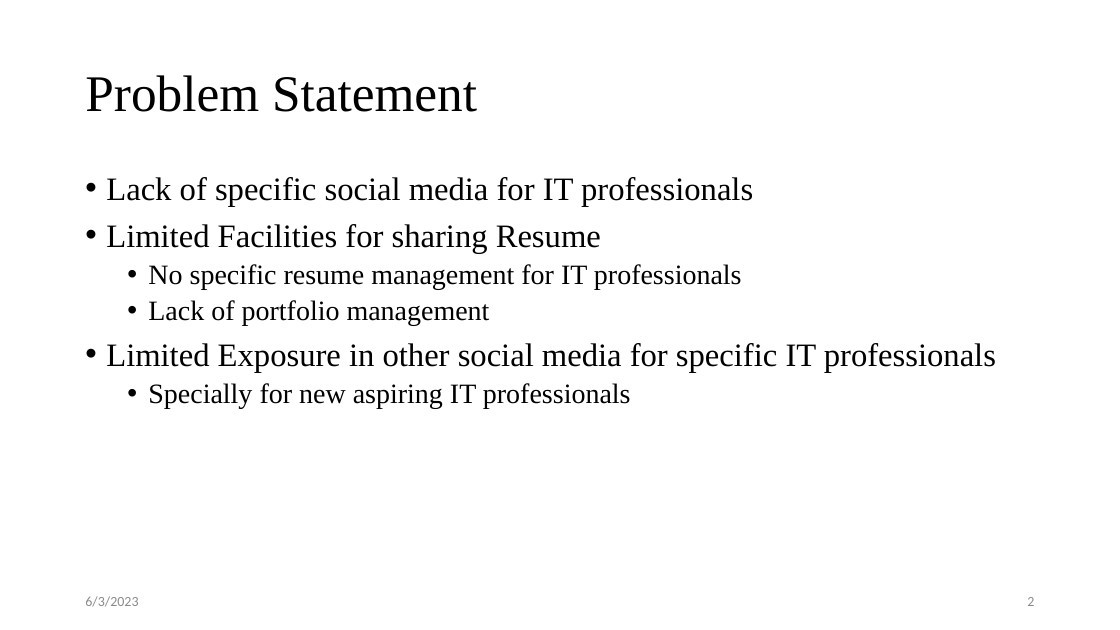
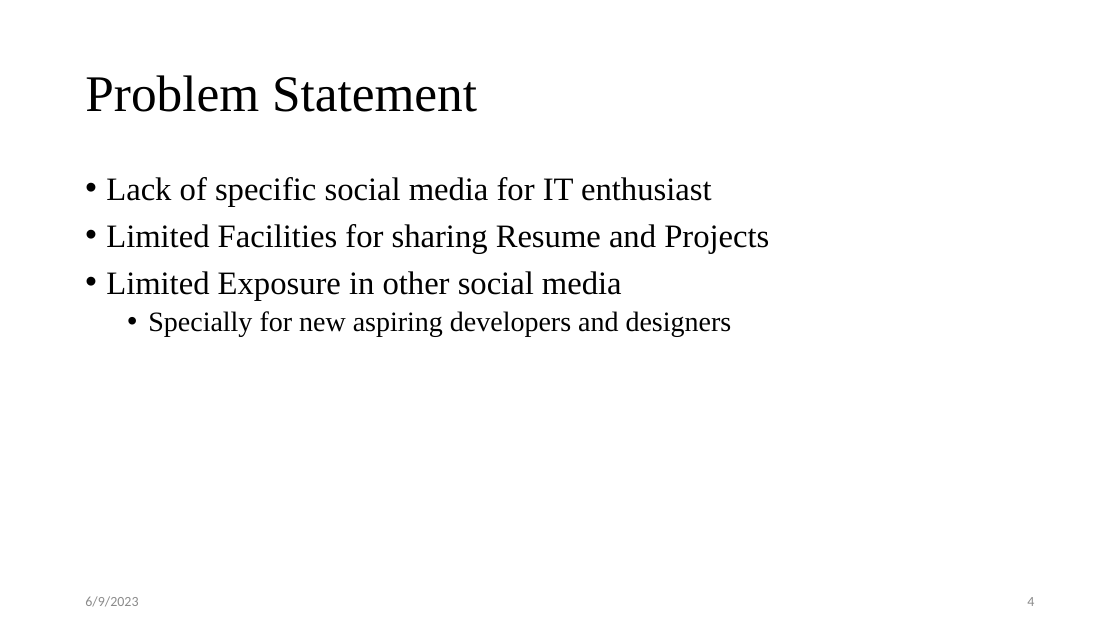
Before and after one commit to sushantbramhacharya/CodeConnect, a slide deck: slide 5 of Defense of Project Slides.pptx (slide 3 before the commit). Drawn at 1120x630 pixels with LibreOffice and Linux fonts; fonts in the diff are those of the drawing. Boxes give left, top, right and bottom in pixels: in the first picture for what was removed or moved away, otherwise in the second. Text is boxed around its words. In the diff, an @@ line names an element or a change of style, - is before the commit and + after.

Commit message:
Project Slides

```diff
--- a/Defense of Project Slides.pptx
+++ b/Defense of Project Slides.pptx
@@ text at box(106, 177, 769, 336): text changed @@
-• Lack of specific social media for IT professionals
-• Limited Facilities for sharing Resume
-  • No specific resume management for IT professionals
-  • Lack of portfolio management
-• Limited Exposure in other social media for specific IT professionals
-  • Specially for new aspiring IT professionals
+• Lack of specific social media for IT enthusiast
+• Limited Facilities for sharing Resume and Projects
+• Limited Exposure in other social media
+  • Specially for new aspiring developers and designers
@@ text at box(85, 596, 138, 607): text changed @@
-6/3/2023
+6/9/2023
@@ page number at box(1027, 597, 1034, 606): text changed @@
-2
+4
```
Also in this commit, not shown: 9 other slides changed, 13 slides added, 8 other files.
